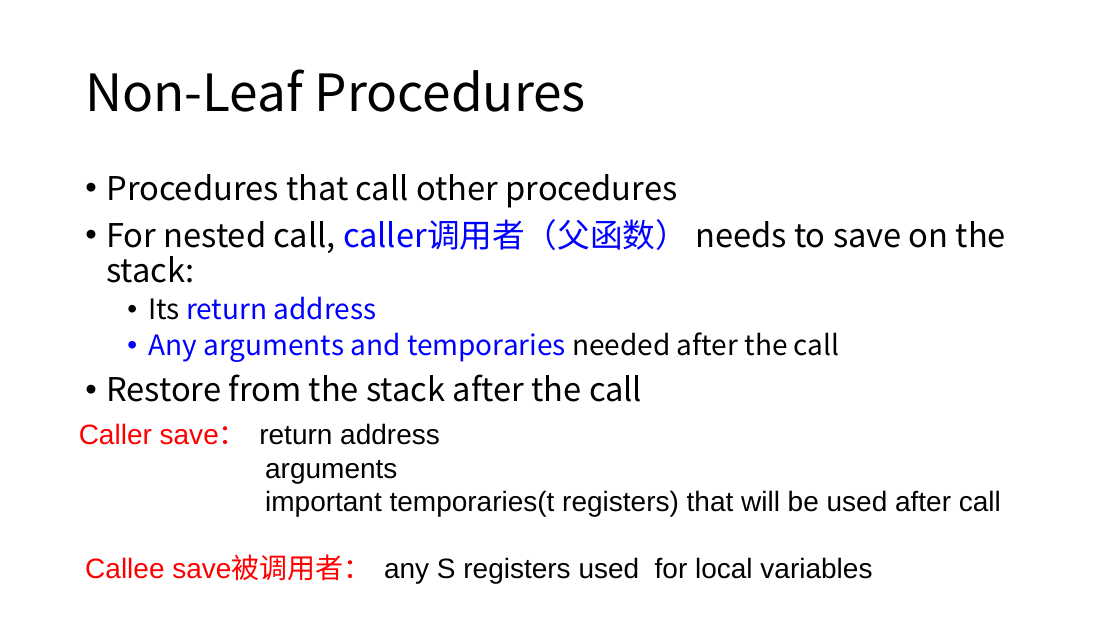
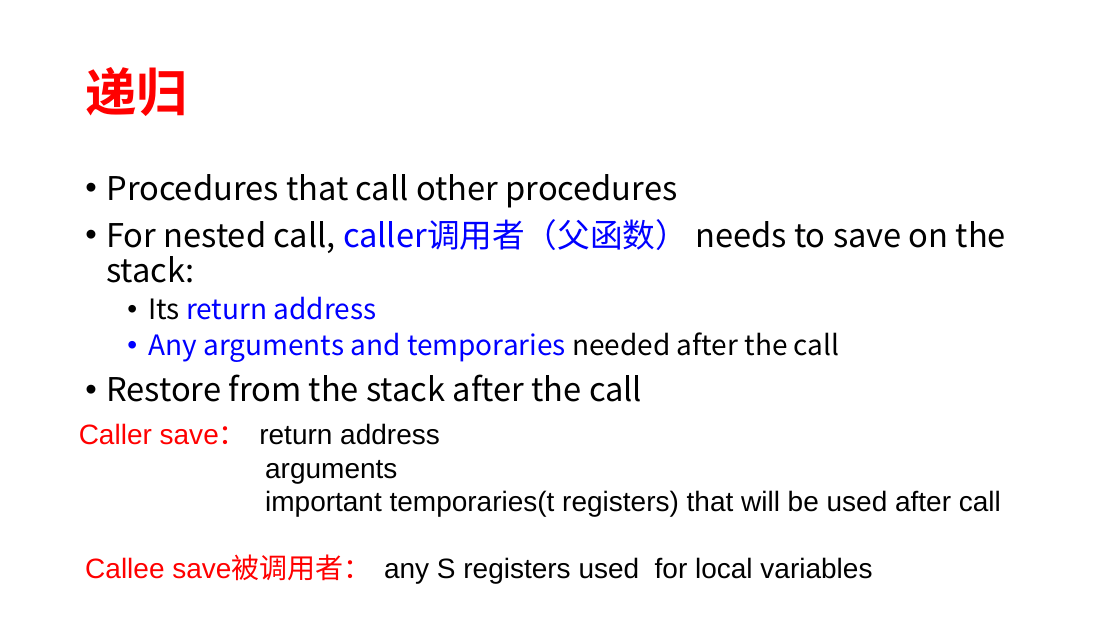
Before and after one commit to weichow23/zju_course, a slide deck: slide 26 of 计算机组成/复习ppt/[x] 2 指令.pptx. Drawn at 1120x630 pixels with LibreOffice and Linux fonts; fonts in the diff are those of the drawing. Boxes give left, top, right and bottom in pixels: in the first picture for what was removed or moved away, otherwise in the second. Text is boxed around its words. In the diff, an @@ line names an element or a change of style, - is before the commit and + after.

```diff
--- a/计算机组成/复习ppt/[x] 2 指令.pptx
+++ b/计算机组成/复习ppt/[x] 2 指令.pptx
@@ title at box(85, 67, 188, 116): text changed; text colour #000000 to #FF0000; bold on @@
-Non-Leaf Procedures
+递归
```
Also in this commit, not shown: 10 other slides changed, 5 slides removed, 9 other files.
